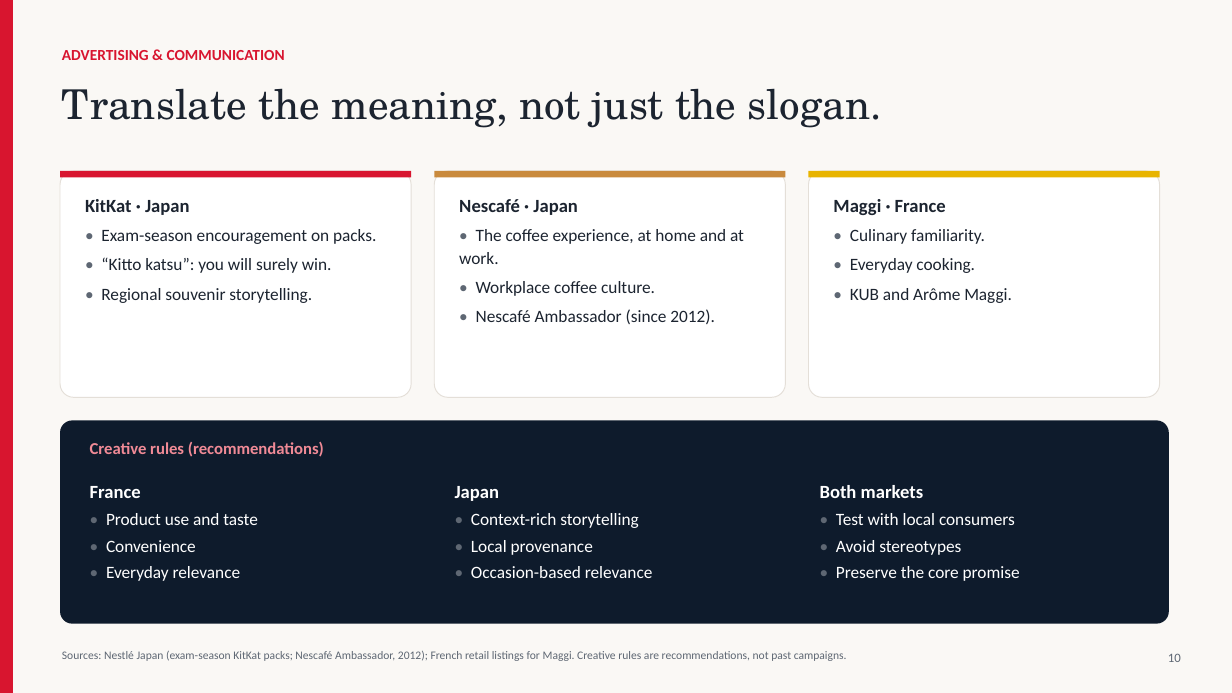
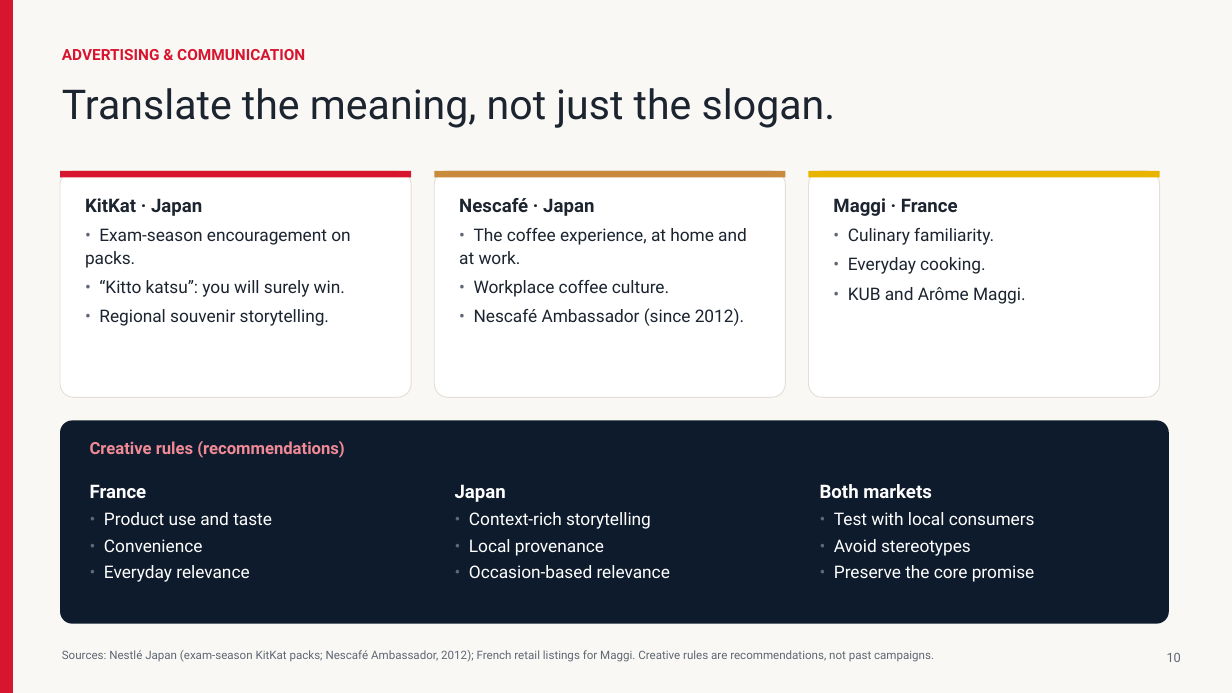
Before and after one commit to frhnshishir-dotcom/portfolio, a slide deck: slide 10 of projects/nestle-france-japan/NESTLE-FRANCE-JAPAN_simple.pptx. Drawn at 1232x693 pixels with LibreOffice and Linux fonts; fonts in the diff are those of the drawing. Boxes give left, top, right and bottom in pixels: in the first picture for what was removed or moved away, otherwise in the second. Text is boxed around its words. In the diff, an @@ line names an element or a change of style, - is before the commit and + after.

```diff
--- a/projects/nestle-france-japan/NESTLE-FRANCE-JAPAN_simple.pptx
+++ b/projects/nestle-france-japan/NESTLE-FRANCE-JAPAN_simple.pptx
@@ text "Translate the meaning, not just ..." at (x1=62, y1=88, x2=835, y2=128): font TeX Gyre Schola to Roboto @@
@@ font Calibri to Roboto in 10 elements at (x1=62, y1=49, x2=305, y2=60), (x1=1167, y1=653, x2=1181, y2=662), (x1=85, y1=198, x2=350, y2=326), (x1=459, y1=198, x2=747, y2=326), (x1=833, y1=198, x2=1026, y2=304), (x1=90, y1=484, x2=272, y2=582), (x1=455, y1=484, x2=670, y2=578), (x1=820, y1=484, x2=1035, y2=582), (x1=62, y1=650, x2=934, y2=662), (x1=90, y1=441, x2=345, y2=458) @@
```
Also in this commit, not shown: 12 other slides changed, 14 other files.
